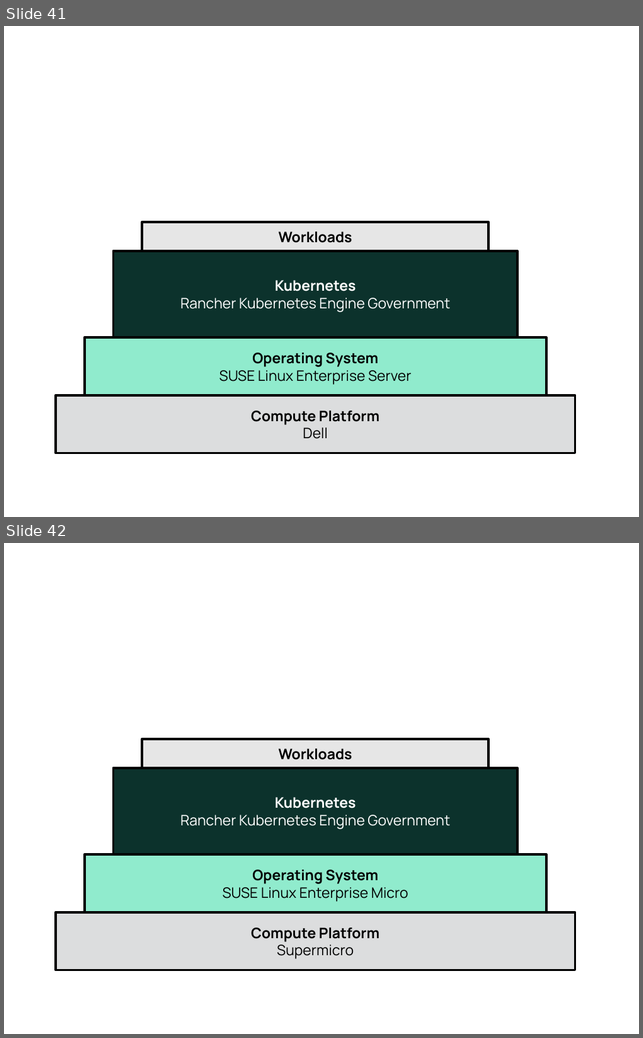
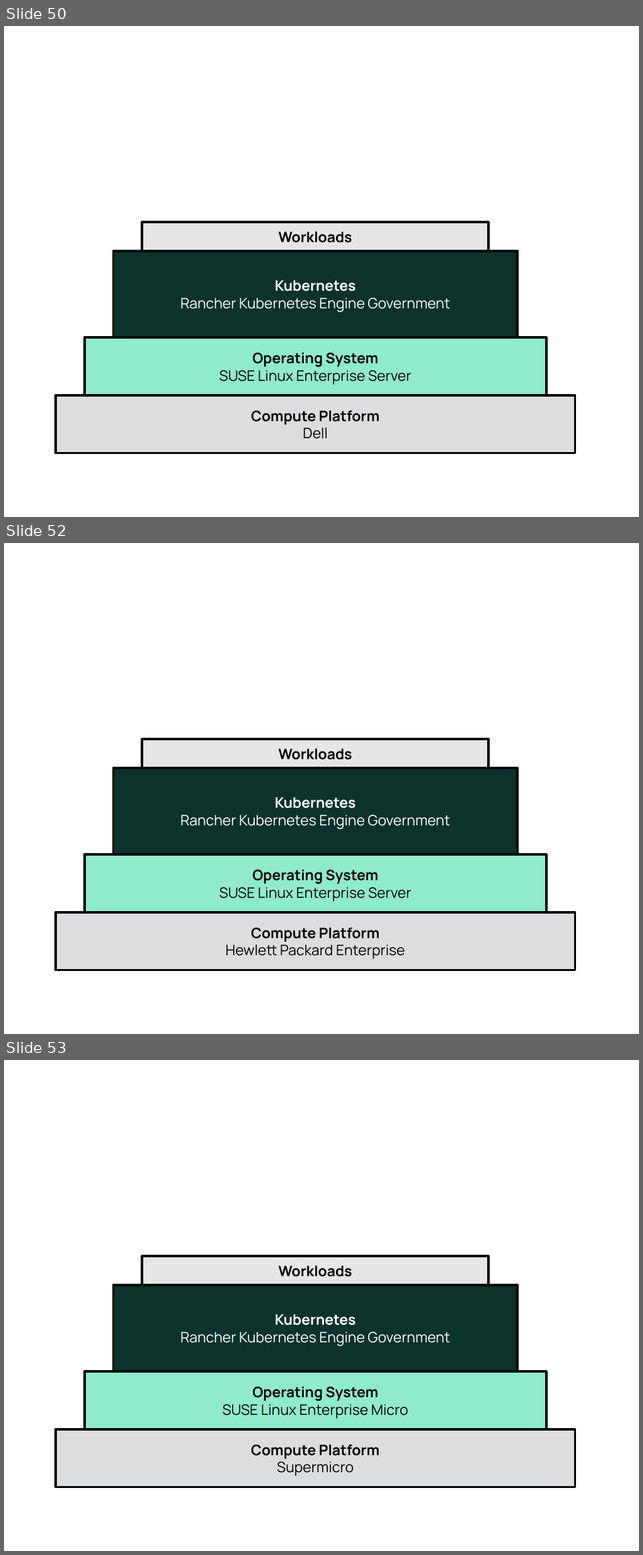
Before and after one commit to SUSE/technical-reference-documentation, a slide deck: kubernetes/reference/media/src/Figure-Source.odp. Shown one above the other, each under a label of ours: slides 41 and 42 before the commit, slides 50, 52 and 53 after it; the slides between them are not shown. The pictures are 643x1038 and 643x1555 pixels, drawn with LibreOffice and Linux fonts; fonts in the diff are those of the drawing. Boxes give left, top, right and bottom in pixels: in the first picture for what was removed or moved away, otherwise in the second. Text is boxed around its words. In the diff, an @@ line names an element or a change of style, - is before the commit and + after.

Commit message:
revised content for RC with HPE on multiple platforms, cleanup other files

```diff
--- a/kubernetes/reference/media/src/Figure-Source.odp
+++ b/kubernetes/reference/media/src/Figure-Source.odp
@@ slide 52 added at [4, 543, 639, 1034], background #FFFFFF @@
@@ rectangle added at [142, 739, 488, 767], fill #E6E6E6, outline #000000 2.89 pt, 18 pt, text #000000, bold @@
+Workloads
@@ rectangle added at [113, 767, 517, 854], fill #0C322C, outline #000000 2.89 pt, 18 pt, text #FFFFFF @@
+Kubernetes
+Rancher Kubernetes Engine Government
@@ rectangle added at [84, 854, 546, 912], fill #90EBCD, outline #000000 2.89 pt, 18 pt, text #000000 @@
+Operating System
+SUSE Linux Enterprise Server
@@ rectangle added at [56, 912, 575, 970], fill #DCDDDE, outline #000000 2.89 pt, 18 pt, text #000000 @@
+Compute Platform
+Hewlett Packard Enterprise
@@ what was slide 41 is now slide 50 @@
@@ what was slide 42 is now slide 53 @@
```
Also in this commit, not shown: 3 slides changed, 7 other slides added, 38 other files.
